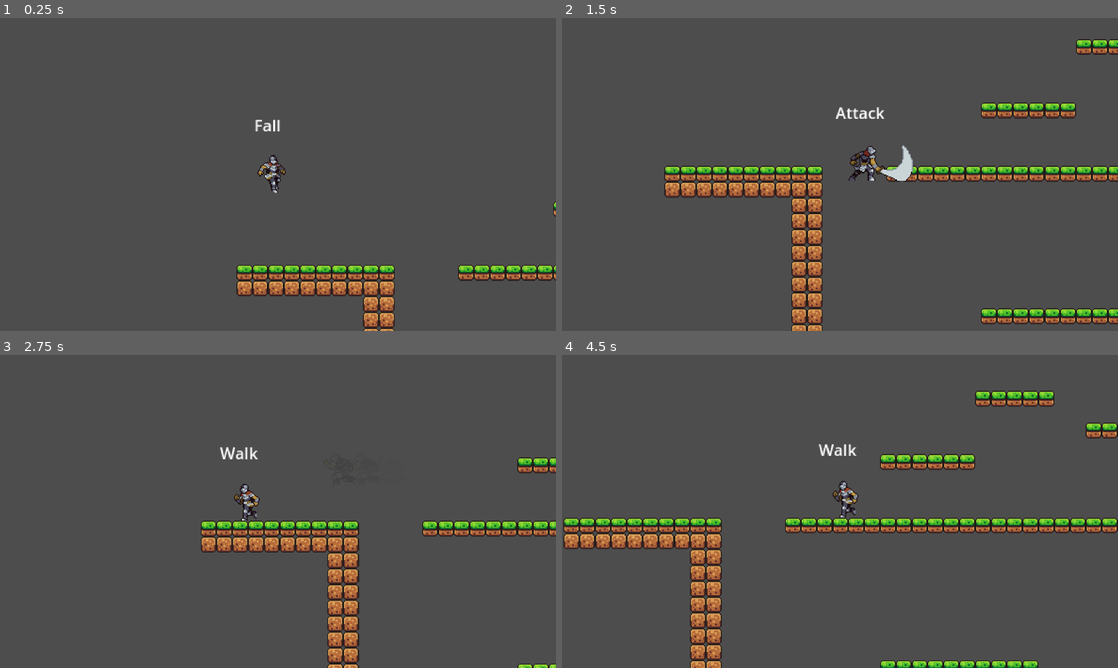
Above: before the commit, frames 1-4 (two rows, left to right).
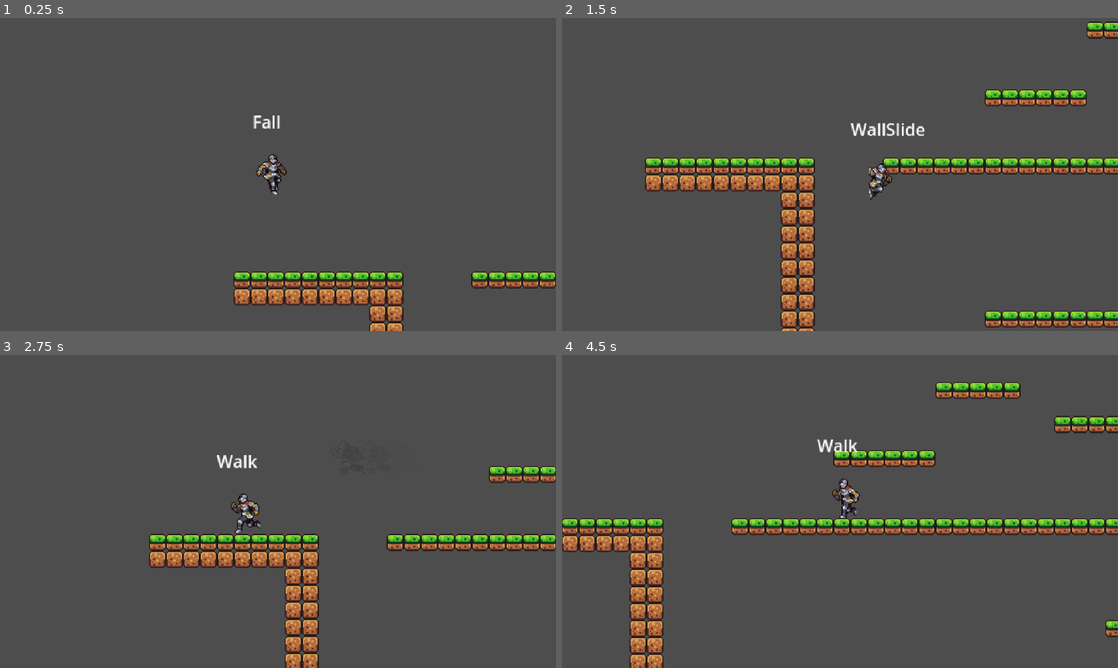
Above: after the commit, the same moments.

Repository: jeisaRaja/godot-sidescroll-rpg
Game: Godot game, scene res://scenes/world.tscn
Two runs of this game, one before a commit and one after it. Both use one fixed random seed, a clock stepped at 60 frames per second and the inputs below.
Inputs (mouse positions are in pixels of both pictures, inside the frame that each line leads up to):
- Up to frame 1 (0.25 s): no input
- Up to frame 2 (1.5 s): move the mouse to (962, 158) at 0.52 s; hold Space (Jump) 0.53-1.28 s; hold D (MoveRight) from 0.53 s (still down); move the mouse to (728, 190) at 1.27 s; click (728, 190) at 1.35 s
- Up to frame 3 (2.75 s): tap Space (Jump) at 1.52, 1.55, 1.82 s; move the mouse to (333, 442) at 2.02 s; release D (MoveRight) at 2.03 s; hold A (MoveLeft) from 2.03 s (still down); hold Space (Jump) from 2.03 s (still down); tap Shift (Dash) at 2.1 s
- Up to frame 4 (4.5 s): move the mouse to (812, 574) at 2.77 s; release A (MoveLeft) at 2.78 s; release Space (Jump) at 2.78 s; hold D (MoveRight) 2.78-4.28 s; tap Space (Jump) at 2.85, 3.02, 3.32 s; move the mouse to (1006, 558) at 3.52 s; hold Space (Jump) 3.53-4.28 s; click (1006, 558) at 3.6 s; move the mouse to (673, 464) at 4.27 s; hold A (MoveLeft) from 4.28 s (still down); tap Shift (Dash) at 4.35 s

The runs differ from the first frame. In frame 1, 5.6% of the frame differs, in the area x 42-100%, y 31-100%; in frame 2, 14%; in frame 3, 13%; in frame 4, 14%, in the area x 0-100%, y 8-100%.

Commit message:
add wall climb animation

Diff:
--- a/player/Player.gd
+++ b/player/Player.gd
@@ -10,11 +10,11 @@
 @onready var coyote_timer = $Timer/Coyote
 @onready var sprite = $SpriteParent
 @onready var sword_hitbox = $Sword
+@onready var camera = $Camera2D
 
 # Raycast
 @onready var raycasts = $Raycast
 @onready var top_ray = $Raycast/Top
-@onready var bot_ray = $Raycast/Bottom
 @onready var hang_ray = $Raycast/Hang
 
 var gravity = ProjectSettings.get_setting("physics/2d/default_gravity")
@@ -101,17 +101,12 @@
 		attack_input = false
 
 func is_next_to_wall():
-	var allColliding: bool = true
 	top_ray.force_raycast_update()
-	bot_ray.force_raycast_update()
-	if not top_ray.is_colliding() or not bot_ray.is_colliding():
-		allColliding = false
-	return allColliding
+	return top_ray.is_colliding()
 
 func is_hanging():
 	hang_ray.force_raycast_update()
 	top_ray.force_raycast_update()
-	print("is hang ray colliding ", hang_ray.is_colliding())
 	return not hang_ray.is_colliding() and top_ray.is_colliding()
 
 func _on_dash_cooldown_timeout():
@@ -127,3 +122,10 @@
 
 func flip_raycast(dir: int):
 	raycasts.scale.x = dir
+
+func get_hang_ray_pos():
+	return hang_ray.target_position
+
+func offset_camera(offset: Vector2):
+	print(camera)
+	camera.position += offset
--- a/player/Player.tscn
+++ b/player/Player.tscn
@@ -15,11 +15,13 @@
 [ext_resource type="Texture2D" uid="uid://bjt21pqhynq1q" path="res://graphics/knight/120x80_PNGSheets/_Jump.png" id="12_s3jv5"]
 [ext_resource type="PackedScene" uid="uid://ciwnqjdku10l6" path="res://states/wall_hang.tscn" id="12_vj1xf"]
 [ext_resource type="Texture2D" uid="uid://doegdfokr2umd" path="res://graphics/knight/120x80_PNGSheets/_Fall.png" id="13_d3mgf"]
+[ext_resource type="PackedScene" uid="uid://hqew1clb3hw3" path="res://states/WallClimb.tscn" id="13_ftafa"]
 [ext_resource type="Texture2D" uid="uid://d1btcnwrlgkoq" path="res://graphics/knight/120x80_PNGSheets/_Dash.png" id="14_13uce"]
 [ext_resource type="Texture2D" uid="uid://bktusba3l0mby" path="res://graphics/knight/120x80_PNGSheets/_WallSlide.png" id="15_tmicd"]
 [ext_resource type="Texture2D" uid="uid://ddde5oqu6jeo7" path="res://graphics/knight/120x80_PNGSheets/_Attack.png" id="16_7fnvi"]
 [ext_resource type="Texture2D" uid="uid://c04iseb00a86" path="res://graphics/knight/120x80_PNGSheets/_Attack2.png" id="18_huxo2"]
 [ext_resource type="Texture2D" uid="uid://d3uoxhsnp8sqa" path="res://graphics/knight/120x80_PNGSheets/_WallHang.png" id="19_2ui5n"]
+[ext_resource type="Texture2D" uid="uid://cb127gcl4cdrm" path="res://graphics/knight/120x80_PNGSheets/_WallClimb.png" id="20_j4shd"]
 
 [sub_resource type="CapsuleShape2D" id="CapsuleShape2D_vod2c"]
 radius = 6.0
@@ -479,6 +481,67 @@
 
 [sub_resource type="Animation" id="Animation_2b4fs"]
 resource_name = "PlayerWallClimb"
+length = 0.7
+tracks/0/type = "value"
+tracks/0/imported = false
+tracks/0/enabled = true
+tracks/0/path = NodePath("SpriteParent/Sprite2D:texture")
+tracks/0/interp = 1
+tracks/0/loop_wrap = true
+tracks/0/keys = {
+"times": PackedFloat32Array(0),
+"transitions": PackedFloat32Array(1),
+"update": 1,
+"values": [ExtResource("20_j4shd")]
+}
+tracks/1/type = "value"
+tracks/1/imported = false
+tracks/1/enabled = true
+tracks/1/path = NodePath("SpriteParent/Sprite2D:hframes")
+tracks/1/interp = 1
+tracks/1/loop_wrap = true
+tracks/1/keys = {
+"times": PackedFloat32Array(0),
+"transitions": PackedFloat32Array(1),
+"update": 1,
+"values": [7]
+}
+tracks/2/type = "value"
+tracks/2/imported = false
+tracks/2/enabled = true
+tracks/2/path = NodePath("SpriteParent/Sprite2D:vframes")
+tracks/2/interp = 1
+tracks/2/loop_wrap = true
+tracks/2/keys = {
+"times": PackedFloat32Array(0),
+"transitions": PackedFloat32Array(1),
+"update": 1,
+"values": [1]
+}
+tracks/3/type = "value"
+tracks/3/imported = false
+tracks/3/enabled = true
+tracks/3/path = NodePath("SpriteParent/Sprite2D:frame")
+tracks/3/interp = 1
+tracks/3/loop_wrap = true
+tracks/3/keys = {
+"times": PackedFloat32Array(0, 0.1, 0.2, 0.3, 0.4, 0.5, 0.6),
+"transitions": PackedFloat32Array(1, 1, 1, 1, 1, 1, 1),
+"update": 1,
+"values": [0, 1, 2, 3, 4, 5, 6]
+}
+tracks/4/type = "value"
+tracks/4/imported = false
+tracks/4/enabled = true
+tracks/4/path = NodePath("SpriteParent/Sprite2D:position")
+tracks/4/interp = 1
+tracks/4/loop_wrap = true
+tracks/4/keys = {
+"times": PackedFloat32Array(0),
+"transitions": PackedFloat32Array(1),
+"update": 0,
+"values": [Vector2(0, -38)]
+}
 
 [sub_resource type="Animation" id="Animation_o2cop"]
 resource_name = "WallHang"
@@ -732,27 +795,25 @@
 
 [node name="WallHang" parent="FMS" instance=ExtResource("12_vj1xf")]
 
+[node name="WallClimb" parent="FMS" instance=ExtResource("13_ftafa")]
+
 [node name="Timer" type="Node" parent="."]
 
 [node name="DashCooldown" type="Timer" parent="Timer"]
 
 [node name="Coyote" type="Timer" parent="Timer"]
-wait_time = 0.2
+wait_time = 0.05
 one_shot = true
 
 [node name="Raycast" type="Node2D" parent="."]
 
 [node name="Top" type="RayCast2D" parent="Raycast"]
-position = Vector2(0, -31)
+position = Vector2(0, -30)
 target_position = Vector2(10, 0)
 
-[node name="Bottom" type="RayCast2D" parent="Raycast"]
-position = Vector2(0, -3)
+[node name="Hang" type="RayCast2D" parent="Raycast"]
+position = Vector2(0, -35)
 target_position = Vector2(10, 0)
-
-[node name="Hang" type="RayCast2D" parent="Raycast"]
-position = Vector2(0, -39)
-target_position = Vector2(13, 0)
 
 [node name="AnimationPlayer" type="AnimationPlayer" parent="."]
 libraries = {
--- /dev/null
+++ b/scenes/Camera2D.gd
@@ -0,0 +1 @@
+extends Camera2D
--- a/scenes/world.tscn
+++ b/scenes/world.tscn
@@ -1,7 +1,8 @@
-[gd_scene load_steps=5 format=3 uid="uid://ek4pccebktce"]
+[gd_scene load_steps=6 format=3 uid="uid://ek4pccebktce"]
 
 [ext_resource type="Texture2D" uid="uid://coilkk4bo76c5" path="res://graphics/world_tileset.png" id="1_k0icd"]
 [ext_resource type="PackedScene" uid="uid://kf4yxblvod5y" path="res://player/Player.tscn" id="2_gk1m2"]
+[ext_resource type="Script" path="res://scenes/Camera2D.gd" id="3_trekm"]
 
 [sub_resource type="TileSetAtlasSource" id="TileSetAtlasSource_82gas"]
 texture = ExtResource("1_k0icd")
@@ -390,5 +391,6 @@
 position = Vector2(58, 203)
 
 [node name="Camera2D" type="Camera2D" parent="Player"]
-zoom = Vector2(2.05, 2.05)
+zoom = Vector2(2.2, 2.2)
 position_smoothing_enabled = true
+script = ExtResource("3_trekm")
--- a/states/WallClimb.gd
+++ b/states/WallClimb.gd
@@ -1,16 +1,26 @@
 extends State
 class_name WallClimb
+
+var offset: Vector2 = Vector2.ZERO
 
 func Enter():
 	Anim.play(Actor.name + "WallClimb")
 	Actor.velocity = Vector2.ZERO
+	if Actor.facing_dir > 0:
+		offset += Vector2(15,-30)
+		Actor.offset_camera(offset)
+	if Actor.facing_dir < 0:
+		offset +=  Vector2(-15,-30)
+		Actor.offset_camera(offset)
 
 func Update(_delta: float):
 	pass
 
 func Exit():
-	pass
+	Actor.offset_camera(-offset)
+	offset = Vector2.ZERO
 
 func Physics_Update(_delta:float):
-	if Actor.is_on_floor():
+	if not Anim.is_playing():
+		Actor.position += offset
 		Transitioned.emit(self, "Idle")
--- /dev/null
+++ b/states/WallClimb.tscn
@@ -0,0 +1,6 @@
+[gd_scene load_steps=2 format=3 uid="uid://hqew1clb3hw3"]
+
+[ext_resource type="Script" path="res://states/WallClimb.gd" id="1_c2igg"]
+
+[node name="WallClimb" type="Node"]
+script = ExtResource("1_c2igg")
--- a/states/wall_hang.gd
+++ b/states/wall_hang.gd
@@ -19,6 +19,8 @@
 	if Actor.is_on_floor():
 		Transitioned.emit(self, "Idle")
 	if Actor.jump_input_actuation:
-		Transitioned.emit(self, "Jump")
+		Transitioned.emit(self, "WallClimb")
 	if Actor.is_next_to_wall() and not Actor.is_hanging():
 		Transitioned.emit(self, "WallSlide")
+	if Actor.movement_input.y < 0:
+		Transitioned.emit(self, "WallCLimb")
Not shown, added: export_presets.cfg
Not shown: 1 places in player/Player.tscn that only renumber resources
